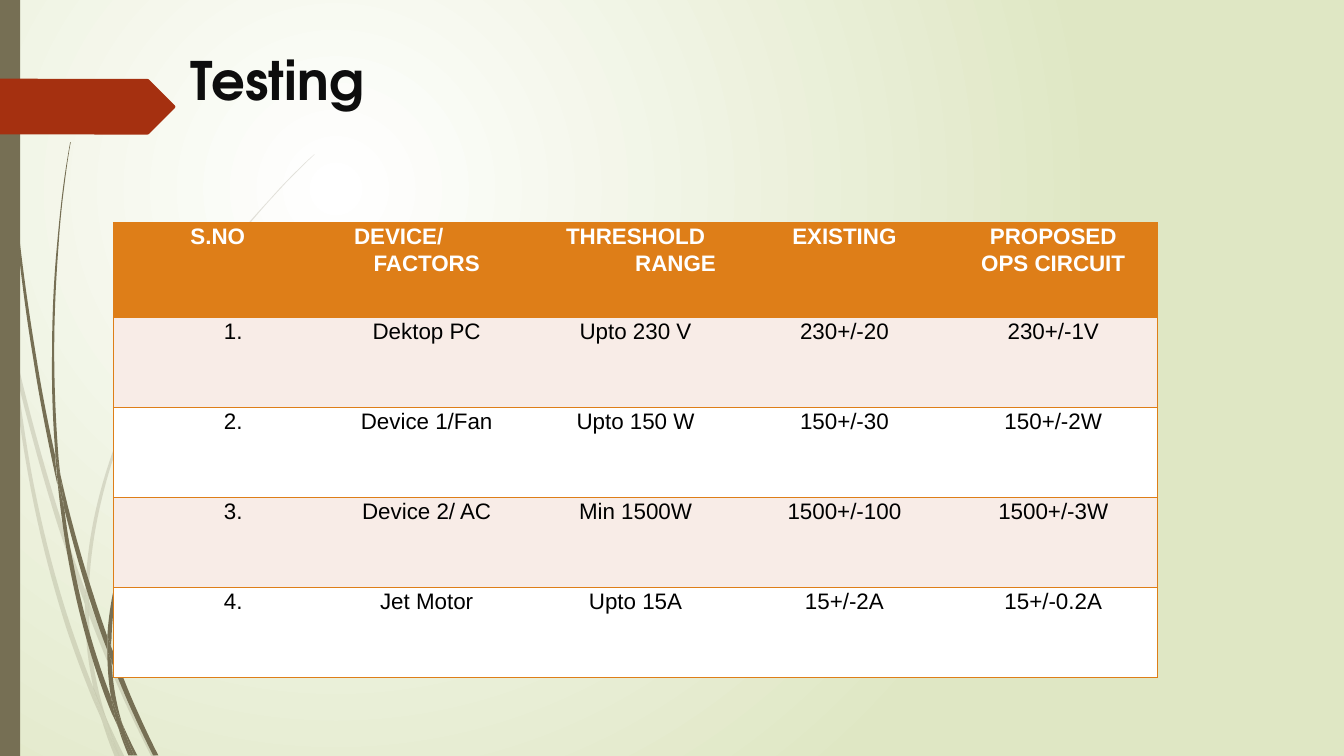
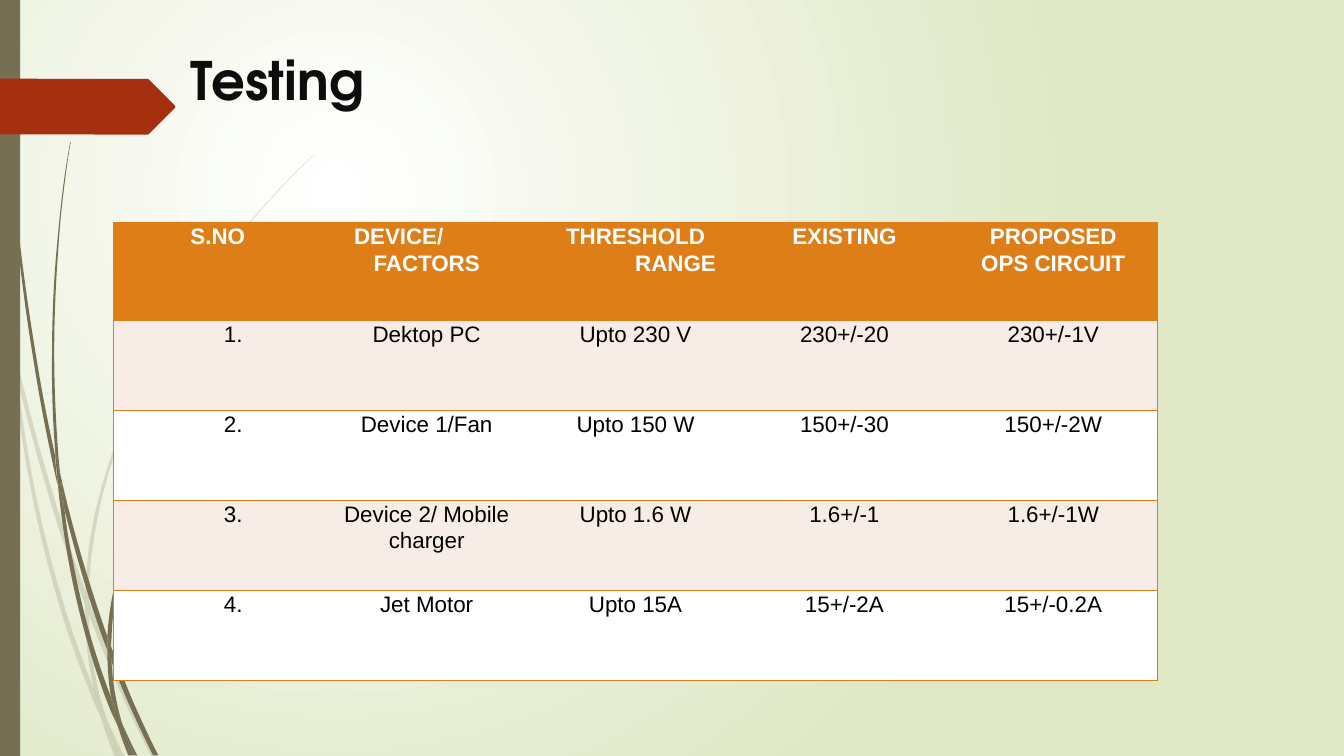
Before and after one commit to preethisheks4m/Batch-1-Smart-Energy-Monitor-App, a slide deck: slide 16 of Documents/B1 ppt.pptx. Drawn at 1344x756 pixels with LibreOffice and Linux fonts; fonts in the diff are those of the drawing. Boxes give left, top, right and bottom in pixels: in the first picture for what was removed or moved away, otherwise in the second. Text is boxed around its words. In the diff, an @@ line names an element or a change of style, - is before the commit and + after.

```diff
--- a/Documents/B1 ppt.pptx
+++ b/Documents/B1 ppt.pptx
@@ table at box(113, 223, 1156, 681) @@
-row 4: 3. | Device 2/ AC | Min 1500W | 1500+/-100 | 1500+/-3W
+row 4: 3. | Device 2/ Mobile charger | Upto 1.6 W | 1.6+/-1 | 1.6+/-1W
```
Also in this commit, not shown: 2 other slides changed, 2 slides added.
